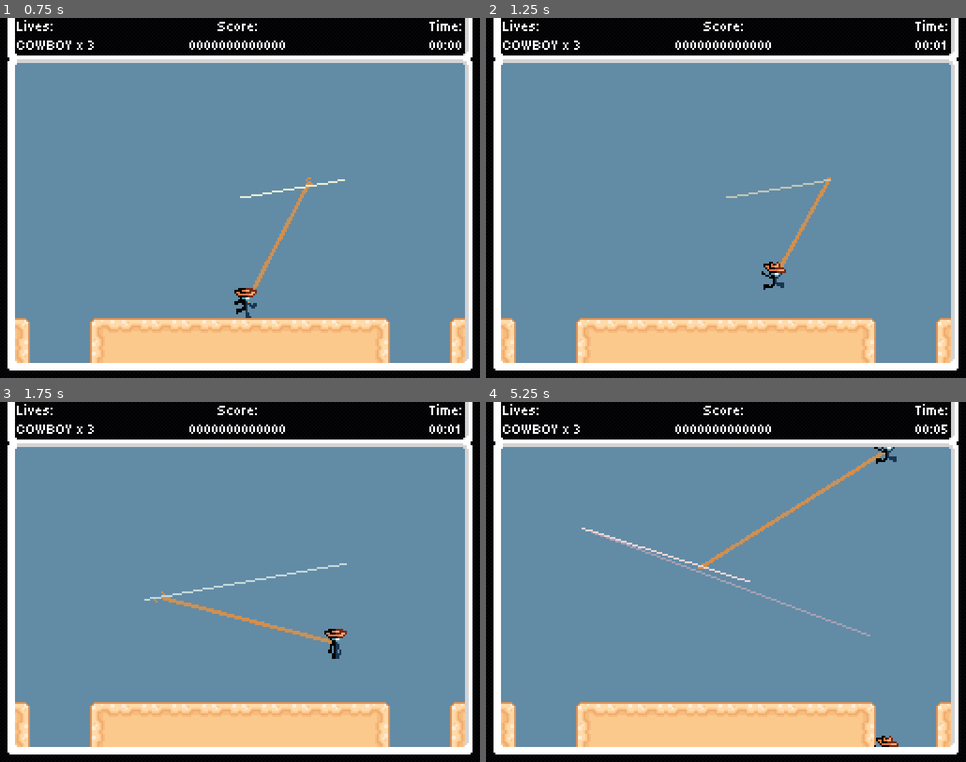
Above: before the commit, frames 1-4 (two rows, left to right).
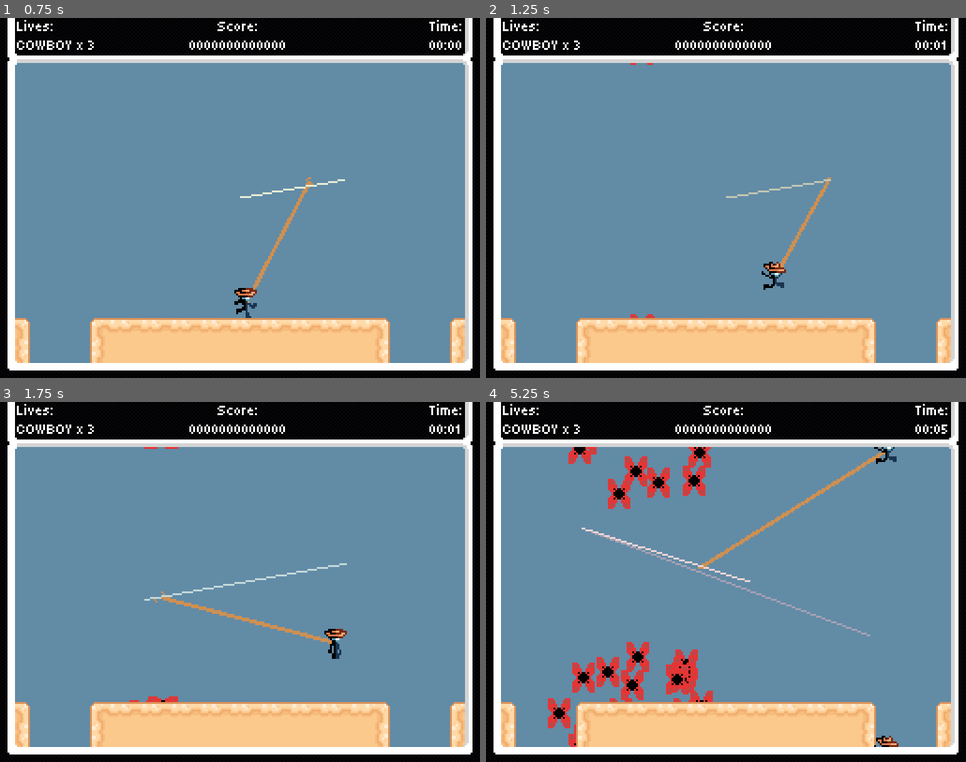
Above: after the commit, the same moments.

Repository: Jcodefox/GMTK-2025
Game: Godot game, scene res://scenes/topscenes/gameplay_topscene.tscn
The game is run twice, just before and just after one commit, with the same random seed, the same clock (stepped at 60 frames per second) and the same inputs.
Inputs (mouse positions are in pixels of both pictures, inside the frame that each line leads up to):
- Up to frame 1 (0.75 s): move the mouse to (345, 180) at 0.52 s; hold D (move_right) from 0.53 s (still down)
- Up to frame 2 (1.25 s): keep holding D (move_right); tap Space (move_jump) at 0.77 s
- Up to frame 3 (1.75 s): keep holding D (move_right); move the mouse to (144, 600) at 1.27 s; tap Space (move_jump) at 1.52 s
- Up to frame 4 (5.25 s): move the mouse to (774, 502) at 2.02 s; release D (move_right) at 2.03 s; hold A (move_left) 2.03-2.78 s; move the mouse to (702, 654) at 2.77 s; hold D (move_right) 2.78-4.28 s; tap Space (move_jump) at 3.02, 3.77, 4.52 s; move the mouse to (870, 636) at 3.52 s; move the mouse to (582, 528) at 4.27 s; hold A (move_left) 4.28-5.03 s; move the mouse to (750, 582) at 5.02 s; hold D (move_right) from 5.03 s (still down)

Frame 1 is identical in both runs. In frame 2, less than 0.1% of the frame differs, in the area x 30-36%, y 12-84%; in frame 3, 0.1%; in frame 4, 3.9%, in the area x 12-48%, y 12-96%.

Commit message:
Add test enemy

Diff:
--- /dev/null
+++ b/assets/art/enemies/mothic_sprite_frames.tres
@@ -0,0 +1,18 @@
+[gd_resource type="SpriteFrames" load_steps=3 format=3 uid="uid://bp40dhuy614b0"]
+
+[ext_resource type="Texture2D" uid="uid://dn1kcad8k24hc" path="res://assets/art/enemies/mothick_1.png" id="1_mwtuw"]
+[ext_resource type="Texture2D" uid="uid://c1mdgus3yiihv" path="res://assets/art/enemies/mothick_2.png" id="2_ti8cx"]
+
+[resource]
+animations = [{
+"frames": [{
+"duration": 1.0,
+"texture": ExtResource("1_mwtuw")
+}, {
+"duration": 1.0,
+"texture": ExtResource("2_ti8cx")
+}],
+"loop": true,
+"name": &"default",
+"speed": 10.0
+}]
--- /dev/null
+++ b/scenes/prefabs/enemies/mothick.tscn
@@ -0,0 +1,19 @@
+[gd_scene load_steps=4 format=3 uid="uid://duckh0hi5syg7"]
+
+[ext_resource type="Script" uid="uid://bguxqq0ikvf02" path="res://scripts/prefabs/mothick.gd" id="1_ghjc1"]
+[ext_resource type="SpriteFrames" uid="uid://bp40dhuy614b0" path="res://assets/art/enemies/mothic_sprite_frames.tres" id="1_q3fok"]
+
+[sub_resource type="RectangleShape2D" id="RectangleShape2D_ghjc1"]
+size = Vector2(12, 16)
+
+[node name="Mothick" type="CharacterBody2D"]
+script = ExtResource("1_ghjc1")
+
+[node name="CollisionShape2D" type="CollisionShape2D" parent="."]
+shape = SubResource("RectangleShape2D_ghjc1")
+disabled = true
+
+[node name="AnimatedSprite2D" type="AnimatedSprite2D" parent="."]
+sprite_frames = ExtResource("1_q3fok")
+autoplay = "default"
+frame_progress = 0.0375495
--- a/scenes/topscenes/gameplay_topscene.tscn
+++ b/scenes/topscenes/gameplay_topscene.tscn
@@ -1,9 +1,10 @@
-[gd_scene load_steps=5 format=4 uid="uid://dwe36qbpqlr3w"]
+[gd_scene load_steps=6 format=4 uid="uid://dwe36qbpqlr3w"]
 
 [ext_resource type="PackedScene" uid="uid://crq0ubo4sdfwt" path="res://scenes/prefabs/player.tscn" id="1_rncwu"]
 [ext_resource type="PackedScene" uid="uid://des4eilq7pml8" path="res://scenes/prefabs/hud.tscn" id="3_ks65t"]
 [ext_resource type="Texture2D" uid="uid://drjswa8p2rpnx" path="res://assets/art/ui_hud/hudframe.png" id="3_pyq0w"]
 [ext_resource type="TileSet" uid="uid://cl63qdxuqflth" path="res://assets/art/terrain/main_tile_set.tres" id="3_u55sw"]
+[ext_resource type="PackedScene" uid="uid://duckh0hi5syg7" path="res://scenes/prefabs/enemies/mothick.tscn" id="5_ks65t"]
 
 [node name="GameplayTopscene" type="Node2D"]
 
@@ -35,3 +36,85 @@
 [node name="TileMapLayer" type="TileMapLayer" parent="."]
 tile_map_data = PackedByteArray("AAAAAAoAAAAFAAAAAAAAAAsAAAAJAAAAAAADAAoAAAABAAAAAAADAAsAAAAKAAAAAAAEAAoAAAALAAAAAAAFAA …(304 unchanged characters)…
 tile_set = ExtResource("3_u55sw")
+
+[node name="Enemies" type="Node2D" parent="."]
+
+[node name="Mothick" parent="Enemies" instance=ExtResource("5_ks65t")]
+z_index = -1
+position = Vector2(80, 171)
+
+[node name="Mothick2" parent="Enemies" instance=ExtResource("5_ks65t")]
+z_index = -1
+position = Vector2(80, 171)
+
+[node name="Mothick3" parent="Enemies" instance=ExtResource("5_ks65t")]
+z_index = -1
+position = Vector2(80, 171)
+
+[node name="Mothick4" parent="Enemies" instance=ExtResource("5_ks65t")]
+z_index = -1
+position = Vector2(80, 171)
+
+[node name="Mothick5" parent="Enemies" instance=ExtResource("5_ks65t")]
+z_index = -1
+position = Vector2(80, 171)
+
+[node name="Mothick6" parent="Enemies" instance=ExtResource("5_ks65t")]
+z_index = -1
+position = Vector2(80, 171)
+
+[node name="Mothick7" parent="Enemies" instance=ExtResource("5_ks65t")]
+z_index = -1
+position = Vector2(80, 171)
+
+[node name="Mothick8" parent="Enemies" instance=ExtResource("5_ks65t")]
+z_index = -1
+position = Vector2(80, 171)
+
+[node name="Mothick9" parent="Enemies" instance=ExtResource("5_ks65t")]
+z_index = -1
+position = Vector2(80, 171)
+
+[node name="Mothick10" parent="Enemies" instance=ExtResource("5_ks65t")]
+z_index = -1
+position = Vector2(80, 171)
+
+[node name="Mothick11" parent="Enemies" instance=ExtResource("5_ks65t")]
+z_index = -1
+position = Vector2(80, 171)
+
+[node name="Mothick12" parent="Enemies" instance=ExtResource("5_ks65t")]
+z_index = -1
+position = Vector2(80, 171)
+
+[node name="Mothick13" parent="Enemies" instance=ExtResource("5_ks65t")]
+z_index = -1
+position = Vector2(80, 171)
+
+[node name="Mothick14" parent="Enemies" instance=ExtResource("5_ks65t")]
+z_index = -1
+position = Vector2(80, 171)
+
+[node name="Mothick15" parent="Enemies" instance=ExtResource("5_ks65t")]
+z_index = -1
+position = Vector2(80, 171)
+
+[node name="Mothick16" parent="Enemies" instance=ExtResource("5_ks65t")]
+z_index = -1
+position = Vector2(80, 171)
+
+[node name="Mothick17" parent="Enemies" instance=ExtResource("5_ks65t")]
+z_index = -1
+position = Vector2(80, 171)
+
+[node name="Mothick18" parent="Enemies" instance=ExtResource("5_ks65t")]
+z_index = -1
+position = Vector2(80, 171)
+
+[node name="Mothick19" parent="Enemies" instance=ExtResource("5_ks65t")]
+z_index = -1
+position = Vector2(80, 171)
+
+[node name="Mothick20" parent="Enemies" instance=ExtResource("5_ks65t")]
+z_index = -1
+position = Vector2(80, 171)
--- /dev/null
+++ b/scripts/prefabs/mothick.gd
@@ -0,0 +1,19 @@
+extends CharacterBody2D
+
+var animated_sprite_ghosts: Array[Node2D] = []
+var collision_shape_ghosts: Array[Node2D] = []
+
+func _ready() -> void:
+	animated_sprite_ghosts = Globals.make_loop_ghosts_of($AnimatedSprite2D)
+	collision_shape_ghosts = Globals.make_loop_ghosts_of($CollisionShape2D)
+
+func _physics_process(delta: float) -> void:
+	global_position = Globals.apply_loop_teleport(global_position)
+	for sprite in animated_sprite_ghosts:
+		sprite.animation = $AnimatedSprite2D.animation
+
+	velocity.x += randf_range(-1.0, 1.0)
+	velocity.y += randf_range(-1.0, 1.0)
+	velocity = velocity.clamp(Vector2(-10.0, -10.0), Vector2(10.0, 10.0))
+
+	move_and_slide()
Not shown, added: export_presets.cfg
Not shown, added: scripts/prefabs/mothick.gd.uid
